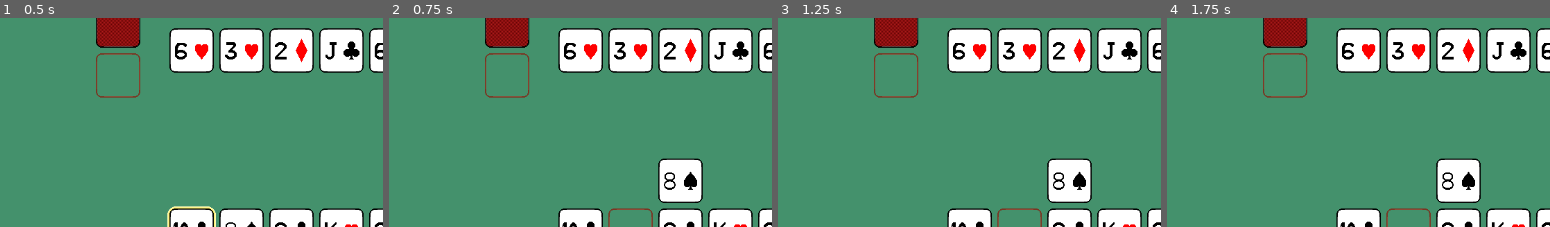
Above: before the commit, frames 1-4 (left to right).
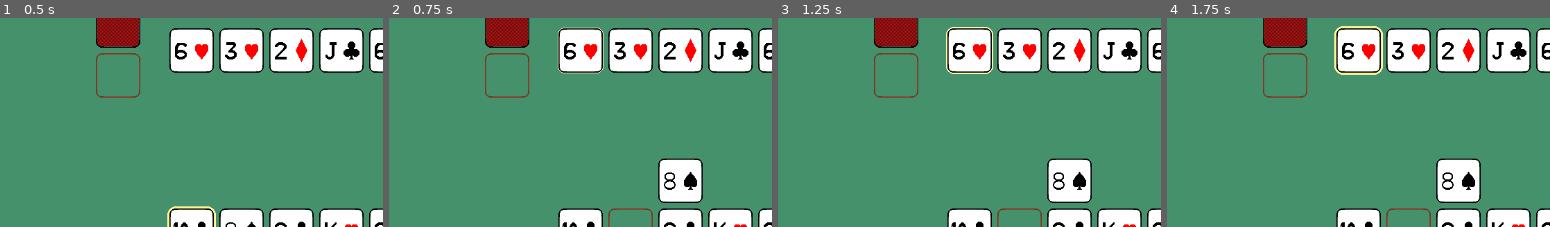
Above: after the commit, the same moments.

Repository: fitzgeraldkd/peeky-poker
Game: Godot game, scene res://scenes/main.tscn
The game is run twice, just before and just after one commit, with the same random seed, the same clock (stepped at 60 frames per second) and the same inputs.
Inputs:
- Up to frame 1 (0.5 s): no input
- Up to frame 2 (0.75 s): tap Enter at 0.5 s; hold Right (right) from 0.53 s (still down); tap Space (select) at 0.6 s
- Up to frame 3 (1.25 s): keep holding Right (right)
- Up to frame 4 (1.75 s): release Right (right) at 1.28 s; hold X (back) from 1.28 s (still down); tap Space (select) at 1.35 s
The pictures show only the part of the screen within x 12-62%, y 42-92%; the shares and areas given below are measured in that part.

Frame 1 is identical in both runs. In frame 2, 0.3% of the frame differs, in the area x 43-57%, y 4-27%; in frame 3, 0.4%; in frame 4, 0.6%, in the area x 43-57%, y 3-28%.

Commit message:
Improve highlighting

Diff:
--- a/scenes/community.gd
+++ b/scenes/community.gd
@@ -67,3 +67,11 @@
 
 func play_card(card: Card):
 	replace_card(card)
+
+
+func _on_player_highlight_community():
+	show_hover_effect(0)
+
+
+func _on_player_unhighlight_community():
+	hide_hover_effects()
--- a/scenes/main.tscn
+++ b/scenes/main.tscn
@@ -35,7 +35,9 @@
 [node name="Community" parent="." instance=ExtResource("5_npvl3")]
 
 [connection signal="draw_card" from="Player" to="." method="draw_card"]
+[connection signal="highlight_community" from="Player" to="Community" method="_on_player_highlight_community"]
 [connection signal="next_community_card" from="Player" to="Community" method="next_card"]
 [connection signal="prev_community_card" from="Player" to="Community" method="prev_card"]
 [connection signal="replace_community_card" from="Player" to="Community" method="play_card"]
+[connection signal="unhighlight_community" from="Player" to="Community" method="_on_player_unhighlight_community"]
 [connection signal="add_to_discard" from="Community" to="Discard" method="add_to_discard"]
--- a/scenes/player.gd
+++ b/scenes/player.gd
@@ -5,6 +5,8 @@
 signal prev_community_card
 signal replace_community_card(card)
 signal draw_card(instance, index)
+signal highlight_community
+signal unhighlight_community
 
 
 var is_players_turn = false
@@ -61,9 +63,11 @@
 	card.hide_hover_effect()
 	card.position = Vector2(0, 0)
 	$StagedCard.add_child(card)
+	highlight_community.emit()
 	is_card_staged = true
 
 func unstage_card():
+	unhighlight_community.emit()
 	var card = $StagedCard.get_children()[0]
 	$StagedCard.remove_child(card)
 	$Hand.add_card(card, staged_card_index)
